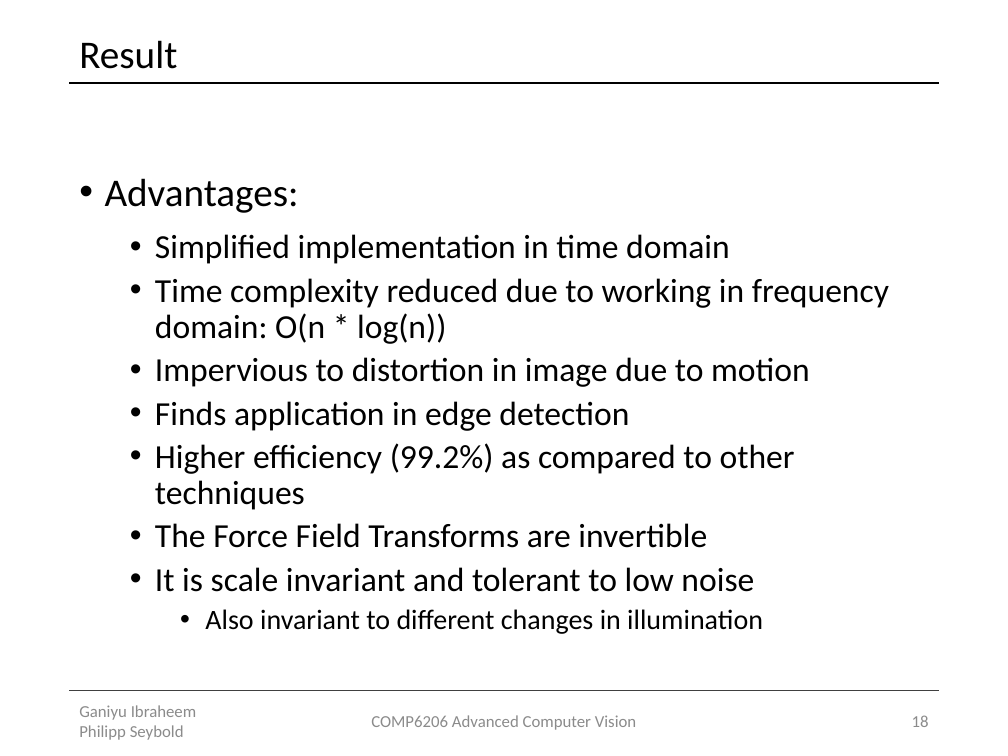
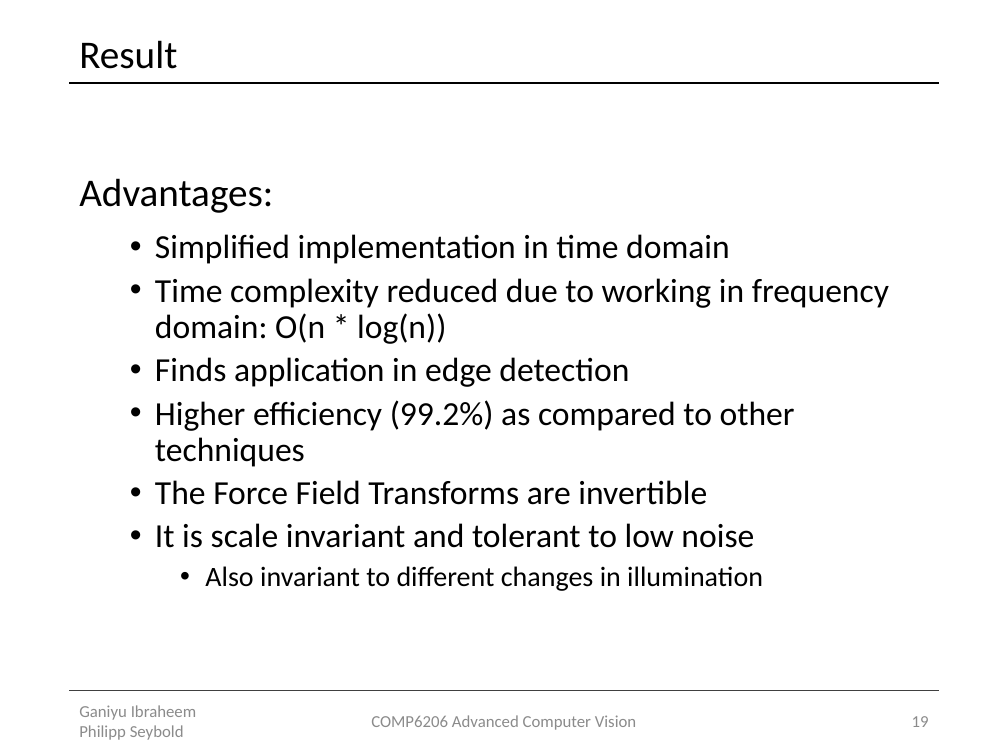
Before and after one commit to Lxrd-AJ/ForceFieldTransforms, a slide deck: slide 19 of Force Field Transformation.pptx (slide 18 before the commit). Drawn at 1008x756 pixels with LibreOffice and Linux fonts; fonts in the diff are those of the drawing. Boxes give left, top, right and bottom in pixels: in the first picture for what was removed or moved away, otherwise in the second. Text is boxed around its words. In the diff, an @@ line names an element or a change of style, - is before the commit and + after.

```diff
--- a/Force Field Transformation.pptx
+++ b/Force Field Transformation.pptx
@@ text at (x1=79, y1=178, x2=273, y2=213): bullet • to none @@
@@ text at (x1=155, y1=357, x2=810, y2=387): paragraph removed @@
-  • Impervious to distortion in image due to motion
@@ page number at (x1=912, y1=716, x2=929, y2=727): text changed @@
-18
+19
```
Also in this commit, not shown: 2 other slides changed, 3 slides added.
